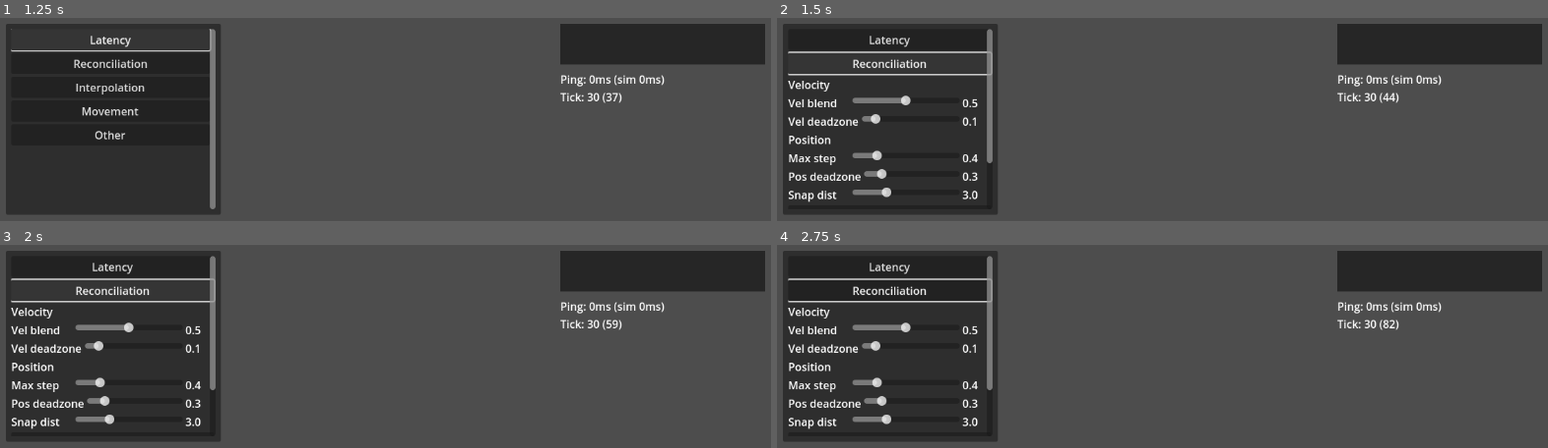
Above: before the commit, frames 1-4 (two rows, left to right).
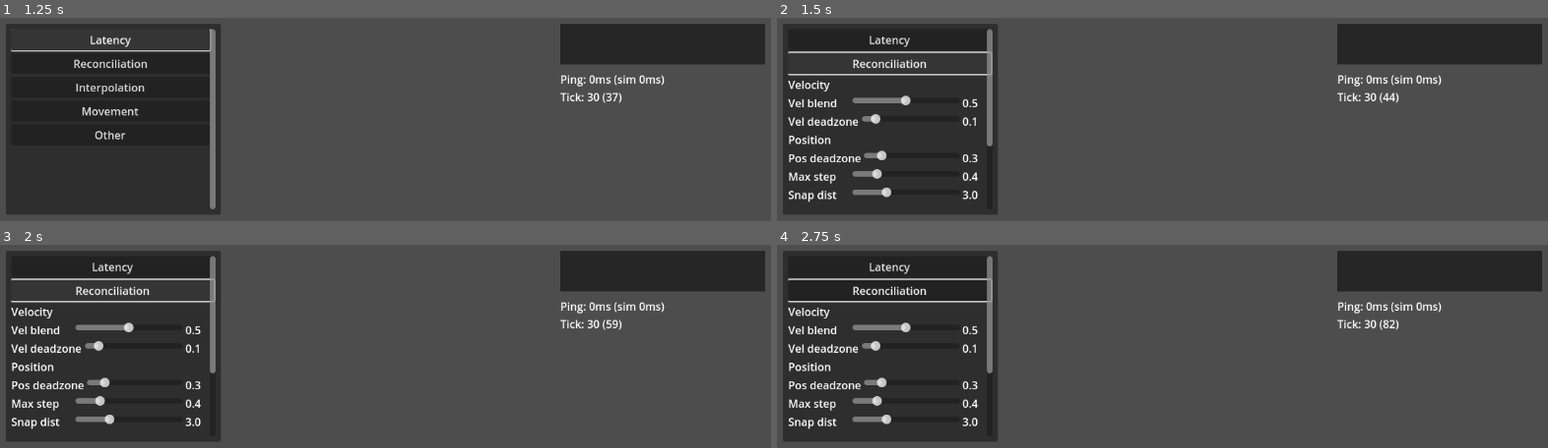
Above: after the commit, the same moments.

Repository: Mniznak/Godot-Network-Example
Game: Godot game, scene res://scenes/Launcher.tscn
The game is run twice, just before and just after one commit, with the same random seed, the same clock (stepped at 60 frames per second) and the same inputs.
Inputs:
- Up to frame 1 (1.25 s): click "Latency" at 0.5 s
- Up to frame 2 (1.5 s): click "Reconciliation" at 1.25 s
- Up to frame 3 (2 s): no input
- Up to frame 4 (2.75 s): click "Interpolation" at 2 s

Frame 1 is identical in both runs. In frame 2, 0.8% of the frame differs, in the area x 1-28%, y 62-82%; in frame 3, 0.8%; in frame 4, 0.8%.

Commit message:
Added a floor texture and control for spring

Diff:
--- a/scenes/DevConsole.tscn
+++ b/scenes/DevConsole.tscn
@@ -156,6 +156,20 @@
 [node name="PositionHeader" type="Label" parent="LatencyPanel/Scroll/LatencyVBox/ReconcileSection/ReconcileBody"]
 text = "Position"
 
+[node name="PosDeadzoneRow" type="HBoxContainer" parent="LatencyPanel/Scroll/LatencyVBox/ReconcileSection/ReconcileBody"]
+
+[node name="PosDeadzoneLabel" type="Label" parent="LatencyPanel/Scroll/LatencyVBox/ReconcileSection/ReconcileBody/PosDeadzoneRow"]
+text = "Pos deadzone"
+
+[node name="PosDeadzoneSlider" type="HSlider" parent="LatencyPanel/Scroll/LatencyVBox/ReconcileSection/ReconcileBody/PosDeadzoneRow"]
+size_flags_horizontal = 3
+max_value = 2.0
+step = 0.01
+value = 0.3
+
+[node name="PosDeadzoneValue" type="Label" parent="LatencyPanel/Scroll/LatencyVBox/ReconcileSection/ReconcileBody/PosDeadzoneRow"]
+text = "0.3"
+
 [node name="MaxCorrectionRow" type="HBoxContainer" parent="LatencyPanel/Scroll/LatencyVBox/ReconcileSection/ReconcileBody"]
 
 [node name="MaxCorrectionLabel" type="Label" parent="LatencyPanel/Scroll/LatencyVBox/ReconcileSection/ReconcileBody/MaxCorrectionRow"]
@@ -170,20 +184,6 @@
 [node name="MaxCorrectionValue" type="Label" parent="LatencyPanel/Scroll/LatencyVBox/ReconcileSection/ReconcileBody/MaxCorrectionRow"]
 text = "0.4"
 
-[node name="PosDeadzoneRow" type="HBoxContainer" parent="LatencyPanel/Scroll/LatencyVBox/ReconcileSection/ReconcileBody"]
-
-[node name="PosDeadzoneLabel" type="Label" parent="LatencyPanel/Scroll/LatencyVBox/ReconcileSection/ReconcileBody/PosDeadzoneRow"]
-text = "Pos deadzone"
-
-[node name="PosDeadzoneSlider" type="HSlider" parent="LatencyPanel/Scroll/LatencyVBox/ReconcileSection/ReconcileBody/PosDeadzoneRow"]
-size_flags_horizontal = 3
-max_value = 2.0
-step = 0.01
-value = 0.3
-
-[node name="PosDeadzoneValue" type="Label" parent="LatencyPanel/Scroll/LatencyVBox/ReconcileSection/ReconcileBody/PosDeadzoneRow"]
-text = "0.3"
-
 [node name="SnapThresholdRow" type="HBoxContainer" parent="LatencyPanel/Scroll/LatencyVBox/ReconcileSection/ReconcileBody"]
 
 [node name="SnapThresholdLabel" type="Label" parent="LatencyPanel/Scroll/LatencyVBox/ReconcileSection/ReconcileBody/SnapThresholdRow"]
@@ -197,6 +197,24 @@
 
 [node name="SnapThresholdValue" type="Label" parent="LatencyPanel/Scroll/LatencyVBox/ReconcileSection/ReconcileBody/SnapThresholdRow"]
 text = "3.0"
+
+[node name="SpringHeader" type="Label" parent="LatencyPanel/Scroll/LatencyVBox/ReconcileSection/ReconcileBody"]
+text = "Spring"
+
+[node name="SpringRow" type="HBoxContainer" parent="LatencyPanel/Scroll/LatencyVBox/ReconcileSection/ReconcileBody"]
+
+[node name="SpringLabel" type="Label" parent="LatencyPanel/Scroll/LatencyVBox/ReconcileSection/ReconcileBody/SpringRow"]
+text = "Spring Hz"
+
+[node name="SpringSlider" type="HSlider" parent="LatencyPanel/Scroll/LatencyVBox/ReconcileSection/ReconcileBody/SpringRow"]
+size_flags_horizontal = 3
+min_value = 1.0
+max_value = 20.0
+step = 0.5
+value = 6.0
+
+[node name="SpringValue" type="Label" parent="LatencyPanel/Scroll/LatencyVBox/ReconcileSection/ReconcileBody/SpringRow"]
+text = "6.0"
 
 [node name="InterpolationSection" type="VBoxContainer" parent="LatencyPanel/Scroll/LatencyVBox"]
 
--- a/scenes/Main.tscn
+++ b/scenes/Main.tscn
@@ -1,8 +1,12 @@
-[gd_scene load_steps=10 format=3 uid="uid://cvdpicy6lrw0p"]
+[gd_scene load_steps=12 format=3 uid="uid://cvdpicy6lrw0p"]
 
 [ext_resource type="Script" uid="uid://cmuanqpy7b2uq" path="res://scripts/NetworkBootstrap.gd" id="1"]
 [ext_resource type="PackedScene" path="res://scenes/DevConsole.tscn" id="2"]
 [ext_resource type="Script" uid="uid://ceaii8bwe1ote" path="res://scripts/MovingCube.gd" id="3"]
+[ext_resource type="Texture2D" uid="uid://db2to0nr5lf6f" path="res://assets/texture_07.png" id="3_rarhs"]
+
+[sub_resource type="StandardMaterial3D" id="StandardMaterial3D_vcsgt"]
+albedo_texture = ExtResource("3_rarhs")
 
 [sub_resource type="BoxMesh" id="3"]
 size = Vector3(20, 0.5, 20)
@@ -35,6 +39,7 @@
 
 [node name="FloorMesh" type="MeshInstance3D" parent="Floor"]
 transform = Transform3D(1, 0, 0, 0, 1, 0, 0, 0, 1.5, 0, 0, 0)
+material_override = SubResource("StandardMaterial3D_vcsgt")
 mesh = SubResource("3")
 
 [node name="FloorCollision" type="CollisionShape3D" parent="Floor"]
--- a/scripts/DevConsole.gd
+++ b/scripts/DevConsole.gd
@@ -28,6 +28,8 @@
 @onready var other_toggle: Button = $LatencyPanel/Scroll/LatencyVBox/OtherSection/OtherToggle
 @onready var max_correction_slider: HSlider = $LatencyPanel/Scroll/LatencyVBox/ReconcileSection/ReconcileBody/MaxCorrectionRow/MaxCorrectionSlider
 @onready var max_correction_value: Label = $LatencyPanel/Scroll/LatencyVBox/ReconcileSection/ReconcileBody/MaxCorrectionRow/MaxCorrectionValue
+@onready var spring_freq_slider: HSlider = $LatencyPanel/Scroll/LatencyVBox/ReconcileSection/ReconcileBody/SpringRow/SpringSlider
+@onready var spring_freq_value: Label = $LatencyPanel/Scroll/LatencyVBox/ReconcileSection/ReconcileBody/SpringRow/SpringValue
 @onready var snap_threshold_slider: HSlider = $LatencyPanel/Scroll/LatencyVBox/ReconcileSection/ReconcileBody/SnapThresholdRow/SnapThresholdSlider
 @onready var snap_threshold_value: Label = $LatencyPanel/Scroll/LatencyVBox/ReconcileSection/ReconcileBody/SnapThresholdRow/SnapThresholdValue
 @onready var reconcile_velocity_slider: HSlider = $LatencyPanel/Scroll/LatencyVBox/ReconcileSection/ReconcileBody/ReconcileVelocityRow/ReconcileVelocitySlider
@@ -103,6 +105,7 @@
 	jitter_slider.value_changed.connect(_on_settings_changed)
 	loss_slider.value_changed.connect(_on_settings_changed)
 	max_correction_slider.value_changed.connect(_on_settings_changed)
+	spring_freq_slider.value_changed.connect(_on_settings_changed)
 	snap_threshold_slider.value_changed.connect(_on_settings_changed)
 	reconcile_velocity_slider.value_changed.connect(_on_settings_changed)
 	camera_smooth_slider.value_changed.connect(_on_settings_changed)
@@ -145,6 +148,7 @@
 
 func _update_correction_labels() -> void:
 	max_correction_value.text = str(snappedf(max_correction_slider.value, 0.05))
+	spring_freq_value.text = str(snappedf(spring_freq_slider.value, 0.5))
 	snap_threshold_value.text = str(snappedf(snap_threshold_slider.value, 0.1))
 	reconcile_velocity_value.text = str(snappedf(reconcile_velocity_slider.value, 0.05))
 
@@ -182,10 +186,12 @@
 
 func _apply_correction_settings() -> void:
 	var max_step: float = float(max_correction_slider.value)
+	var spring_hz: float = float(spring_freq_slider.value)
 	var snap_dist: float = float(snap_threshold_slider.value)
 	var vel_blend: float = float(reconcile_velocity_slider.value)
 	for player in _get_players():
 		player.max_correction_per_tick = max_step
+		player.spring_frequency = spring_hz
 		player.snap_threshold = snap_dist
 		player.reconcile_velocity_blend = vel_blend
 
@@ -248,6 +254,7 @@
 		return
 	var player: PlayerController = players[0]
 	max_correction_slider.value = player.max_correction_per_tick
+	spring_freq_slider.value = player.spring_frequency
 	snap_threshold_slider.value = player.snap_threshold
 	reconcile_velocity_slider.value = player.reconcile_velocity_blend
 	_update_correction_labels()
@@ -337,6 +344,7 @@
 	_set_row_tooltip("ReconcileSection/ReconcileBody/ReconcileVelocityRow", "How much we blend toward server velocity when we reconcile. Higher values correct speed quickly but can feel snappy.")
 	_set_row_tooltip("ReconcileSection/ReconcileBody/VelDeadzoneRow", "Position error threshold for velocity-only correction. If position drift exceeds this (but is below Pos deadzone), we adjust velocity without snapping position.")
 	_set_row_tooltip("ReconcileSection/ReconcileBody/MaxCorrectionRow", "Caps correction distance per tick. Prevents large visible jumps by spreading correction over time.")
+	_set_row_tooltip("ReconcileSection/ReconcileBody/SpringRow", "Spring frequency for smoothing corrections. Higher values pull you toward the server faster but can overshoot without damping.")
 	_set_row_tooltip("ReconcileSection/ReconcileBody/PosDeadzoneRow", "Position error threshold for full reconciliation. Above this, we correct position (rewind/replay) instead of just blending velocity.")
 	_set_row_tooltip("ReconcileSection/ReconcileBody/SnapThresholdRow", "Maximum tolerated error. Beyond this, we snap to the server to avoid runaway divergence.")
 	_set_row_tooltip("InterpolationSection/InterpolationBody/LocalInterpRow", "Local interpolation delay. Smaller values feel more responsive but can expose jitter.")
@@ -346,6 +354,7 @@
 	_set_row_tooltip("MovementSection/MovementBody/DecelRow", "How quickly velocity slows down. Higher decel reduces drift but can feel abrupt.")
 	_set_header_tooltip("ReconcileSection/ReconcileBody/VelocityHeader", "Velocity reconciliation corrects speed/direction without hard position snaps.")
 	_set_header_tooltip("ReconcileSection/ReconcileBody/PositionHeader", "Position reconciliation corrects accumulated error by snapping or replaying inputs.")
+	_set_header_tooltip("ReconcileSection/ReconcileBody/SpringHeader", "Spring smoothing pulls the client toward the server between snapshots.")
 	_set_header_tooltip("InterpolationSection/InterpolationBody/LocalHeader", "Local interpolation can trade responsiveness for stability during corrections.")
 	_set_header_tooltip("InterpolationSection/InterpolationBody/RemoteHeader", "Remote interpolation smooths other players by rendering slightly in the past.")
 	_set_header_tooltip("InterpolationSection/InterpolationBody/CameraHeader", "Camera smoothing hides small correction bumps in view motion.")
--- a/scripts/NetworkBootstrap.gd
+++ b/scripts/NetworkBootstrap.gd
@@ -123,6 +123,7 @@
 		if player.is_bot:
 			_update_bot(player)
 		else:
+			# Authoritative simulation: server applies the latest input per peer for this tick.
 			var entry: Dictionary = _get_peer_input(player.peer_id)
 			var input_dir: Vector2 = entry["input"]
 			var yaw: float = entry["yaw"]
@@ -135,6 +136,7 @@
 	var local_player: PlayerController = _get_local_player()
 	if not local_player:
 		return
+	# If input delay is enabled, apply any queued inputs whose ticks have matured.
 	_flush_pending_inputs(current_tick, local_player)
 	var input_dir: Vector2 = local_player.build_input()
 	var yaw: float = local_player.get_yaw()
@@ -143,10 +145,13 @@
 		"input": input_dir,
 		"yaw": yaw
 	}
+	# Store every local input so we can replay un-acked inputs after reconciliation.
 	input_history.append(entry)
+	# Send to server immediately (authority uses this to simulate this tick).
 	server_receive_input.rpc_id(1, current_tick, input_dir, yaw)
 	if input_delay_ticks > 0:
 		var apply_at: int = current_tick + input_delay_ticks
+		# Delay local prediction while still sending to the server right away.
 		pending_inputs.append({
 			"tick": current_tick,
 			"input": input_dir,
@@ -154,6 +159,7 @@
 			"apply_at": apply_at
 		})
 	else:
+		# Immediate local prediction when no delay is configured.
 		local_player.simulate_input(input_dir, yaw, tick_delta)
 
 func _flush_pending_inputs(current_tick: int, local_player: PlayerController) -> void:
@@ -176,7 +182,8 @@
 		var vel: Vector3 = player.velocity
 		var yaw: float = player.rotation.y
 		if player.is_bot and bot_rtt.has(player.peer_id):
-			var sample := _sample_bot_history(player.peer_id, now - int(bot_rtt[player.peer_id]) / 2)
+			var one_way: int = int(floor(float(bot_rtt[player.peer_id]) * 0.5))
+			var sample := _sample_bot_history(player.peer_id, now - one_way)
 			pos = sample["pos"]
 			vel = sample["vel"]
 			yaw = sample["yaw"]
@@ -196,6 +203,7 @@
 		var ack_tick: int = 0
 		if peer_last_tick.has(peer_id):
 			ack_tick = int(peer_last_tick[peer_id])
+		# The ack tells the client which inputs the server has processed so it can prune history.
 		_queue_snapshot(peer_id, current_tick, ack_tick, player_states, cube_states)
 
 func _on_peer_connected(peer_id: int) -> void:
@@ -442,13 +450,13 @@
 		spawn_player.rpc(bot["id"])
 		configure_bot.rpc(bot["id"], bot["color"])
 
-func _spawn_bot(bot_id: int, color: Color, rtt_ms: int) -> void:
+func _spawn_bot(bot_id: int, color: Color, bot_rtt_ms: int) -> void:
 	var player: PlayerController = _spawn_player_local(bot_id)
 	player.name = "Bot_%s" % bot_id
 	player.is_bot = true
 	player.call_deferred("set_body_color", color)
 	bot_dirs[bot_id] = Vector2(rng.randf_range(-1.0, 1.0), rng.randf_range(-1.0, 1.0)).normalized()
-	bot_rtt[bot_id] = rtt_ms
+	bot_rtt[bot_id] = bot_rtt_ms
 	bot_history[bot_id] = []
 	bot_turn_timer[bot_id] = 0.0
 
--- a/scripts/PlayerController.gd
+++ b/scripts/PlayerController.gd
@@ -132,6 +132,7 @@
 	has_server_position = true
 	if not _is_local_player():
 		rotation.y = server_yaw
+	# Buffer snapshots for interpolation (remote players) and ghost display (local).
 	snapshot_buffer.append({"time_ms": Time.get_ticks_msec(), "pos": pos})
 	if snapshot_buffer.size() > max_snapshots:
 		snapshot_buffer.pop_front()
@@ -148,18 +149,22 @@
 	vel_reconcile_ratio = 0.0
 	pos_reconcile_ratio = 0.0
 	if error_len <= vel_deadzone:
+		# Drift is tiny: accept server state and drop any inputs the server already processed.
 		return _prune_history(history, ack_tick)
 	if error_len <= pos_deadzone:
+		# Small drift: blend velocity toward server, but keep position to avoid visible snaps.
 		vel_reconcile_ratio = clampf(error_len / max(pos_deadzone, 0.001), 0.0, 1.0)
 		velocity = velocity.lerp(vel, reconcile_velocity_blend)
 		return _prune_history(history, ack_tick)
 	if error_len >= snap_threshold:
+		# Large drift: snap to server state, then discard acked inputs.
 		pos_reconcile_ratio = 1.0
 		global_position = pos
 		velocity = vel
 		rotation.y = yaw
 		correction_velocity = Vector3.ZERO
 		return _prune_history(history, ack_tick)
+	# Moderate drift: rewind to server state, then replay un-acked inputs to rebuild prediction.
 	pos_reconcile_ratio = clampf((error_len - pos_deadzone) / max(snap_threshold - pos_deadzone, 0.001), 0.0, 1.0)
 	global_position = pos
 	velocity = velocity.lerp(vel, reconcile_velocity_blend)
@@ -173,6 +178,7 @@
 		remaining.append(entry)
 		var input_dir: Vector2 = entry["input"]
 		var entry_yaw: float = entry["yaw"]
+		# Re-apply inputs in original order to reconstruct the predicted state.
 		simulate_input(input_dir, entry_yaw, delta)
 	return remaining
 
Binary file added: assets/texture_07.png
Not shown, added: assets/texture_07.png.import
